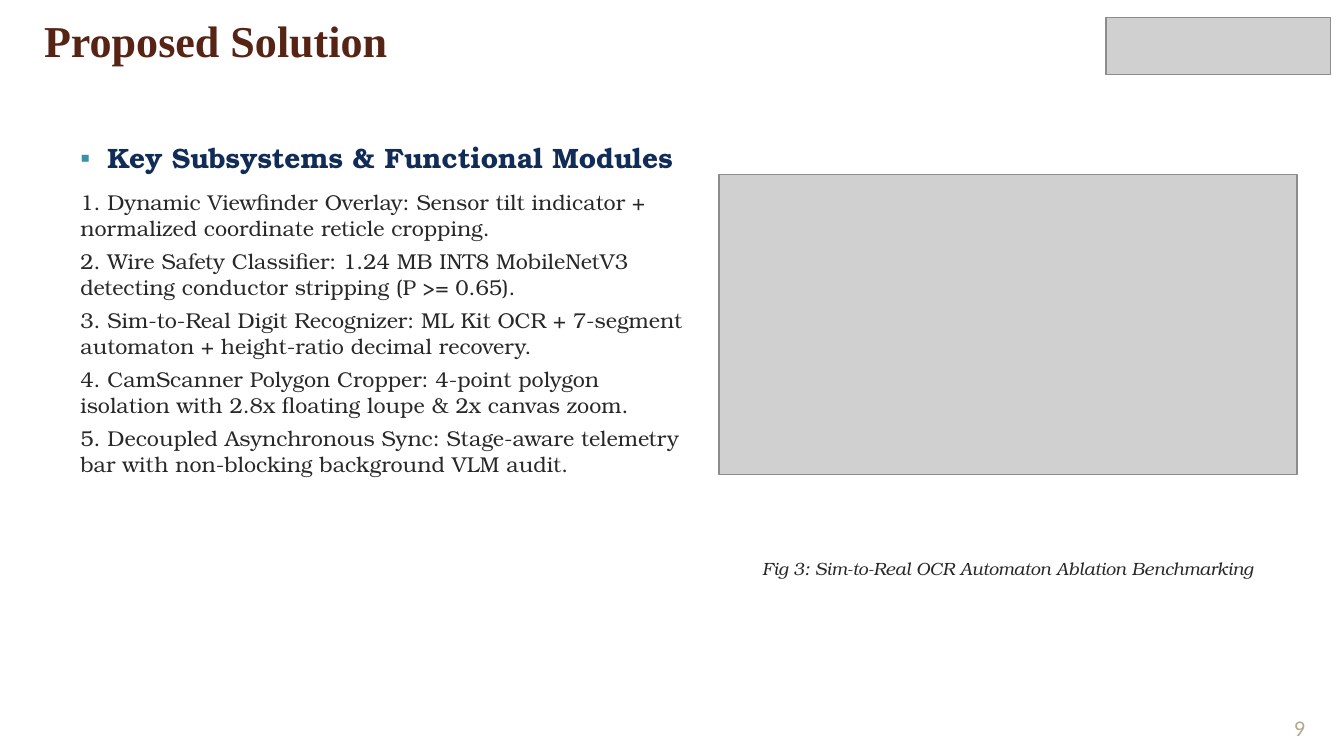
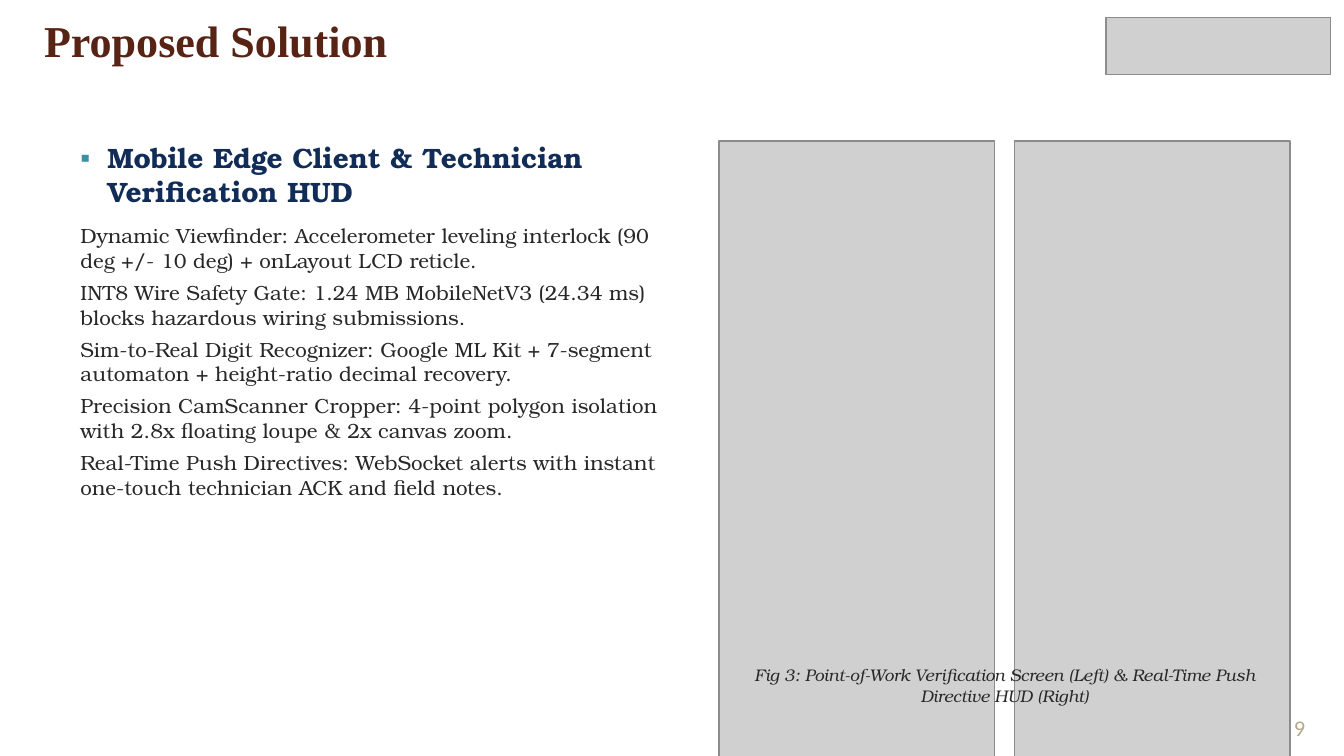
Before and after one commit to frankmathewsajan/psychic-spark, a slide deck: slide 9 of docs/presentation/Capstone_Final_Review_Presentation.pptx. Drawn at 1344x756 pixels with LibreOffice and Linux fonts; fonts in the diff are those of the drawing; grey boxes stand for pictures; background and template pictures are left out. Boxes give left, top, right and bottom in pixels: in the first picture for what was removed or moved away, otherwise in the second. Text is boxed around its words. In the diff, an @@ line names an element or a change of style, - is before the commit and + after.

Commit message:
feat(report-deck): integrate mobile and admin visual assets, add dashboard favicon, and fix layout spacing

```diff
--- a/docs/presentation/Capstone_Final_Review_Presentation.pptx
+++ b/docs/presentation/Capstone_Final_Review_Presentation.pptx
@@ text at [80,146,658,496]: text changed; size 11.5 to 11 pt @@
-▪ Key Subsystems & Functional Modules
-1. Dynamic Viewfinder Overlay: Sensor tilt indicator + normalized coordinate reticle cropping.
-2. Wire Safety Classifier: 1.24 MB INT8 MobileNetV3 detecting conductor stripping (P >= 0.65).
-3. Sim-to-Real Digit Recognizer: ML Kit OCR + 7-segment automaton + height-ratio decimal recovery.
-4. CamScanner Polygon Cropper: 4-point polygon isolation with 2.8x floating loupe & 2x canvas zoom.
-5. Decoupled Asynchronous Sync: Stage-aware telemetry bar with non-blocking background VLM audit.
+▪ Mobile Edge Client & Technician Verification HUD
+Dynamic Viewfinder: Accelerometer leveling interlock (90 deg +/- 10 deg) + onLayout LCD reticle.
+INT8 Wire Safety Gate: 1.24 MB MobileNetV3 (24.34 ms) blocks hazardous wiring submissions.
+Sim-to-Real Digit Recognizer: Google ML Kit + 7-segment automaton + height-ratio decimal recovery.
+Precision CamScanner Cropper: 4-point polygon isolation with 2.8x floating loupe & 2x canvas zoom.
+Real-Time Push Directives: WebSocket alerts with instant one-touch technician ACK and field notes.
@@ picture: place and size @@
-picture at [719,175,1297,474]
+picture at [719,141,995,756]
@@ picture added at [1015,141,1290,756] @@
@@ text removed at [762,562,1254,579] @@
-Fig 3: Sim-to-Real OCR Automaton Ablation Benchmarking
@@ text added at [754,666,1255,707], 9 pt, text #282828, italic @@
+Fig 3: Point-of-Work Verification Screen (Left) & Real-Time Push Directive HUD (Right)
```
Also in this commit, not shown: 3 other slides changed, 14 other files.
